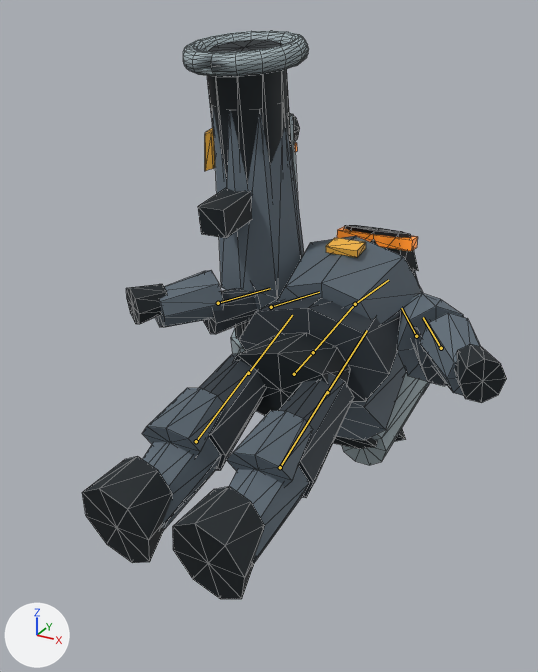
What one commit did to the glTF model public/assets/actors/arc-demolition-trooper.glb.
Both versions are drawn from a 50 mm lens placed at (1.16, -2.07, 1.62), pointed at (-0.08, 0.19, 0.49). The lights are fixed; the arrows at lower left show +X, +Y and +Z. The picture after the commit comes second. Both versions are drawn at frame 19 of the action 'death'; the numbers are the values there. The bones that bend it are drawn over the model as lines. Mesh edges are drawn as thin lines.

In view in the first picture: 'arc-demolition-trooper-body', 'arc-demolition-trooper-owner', 'arc-demolition-trooper-visor'.
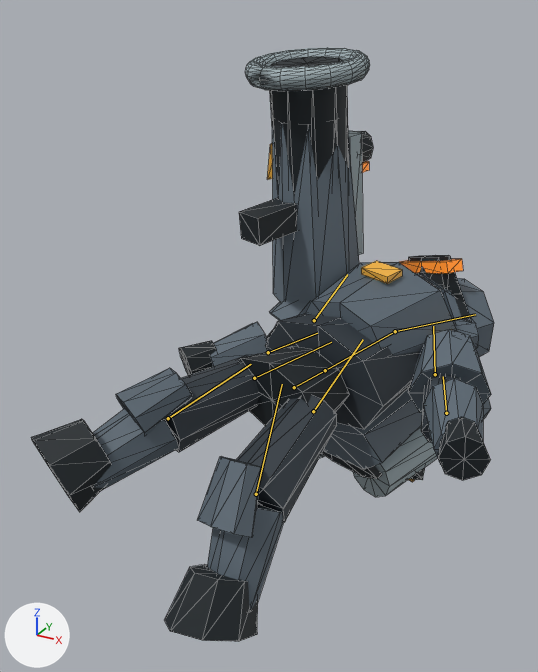
Boxes [x1, y1, x2, y2] around the edits, measured in the pictures (538 x 672 px):
```json
{"object": "arc-demolition-trooper-body", "change": "posed", "before": [82, 30, 507, 599], "after": [31, 48, 494, 642], "on screen": "9% wider"}
{"object": "arc-demolition-trooper-owner", "change": "posed", "before": [205, 128, 366, 257], "after": [267, 143, 452, 482], "on screen": "mostly hidden"}
{"object": "arc-demolition-trooper-visor", "change": "posed", "before": [295, 142, 418, 251], "after": [362, 161, 463, 273], "on screen": "18% narrower"}
{"bone": "pelvis", "before": "(294, 374) to (313, 352)", "after": "(294, 387) to (325, 370)"}
{"bone": "head", "before": "(355, 304) to (388, 280)", "after": "(395, 331) to (475, 314)"}
{"bone": "left-arm", "before": "(416, 336) to (401, 308)", "after": "(435, 374) to (433, 326)"}
{"bone": "left-forearm", "before": "(441, 348) to (423, 317)", "after": "(446, 413) to (443, 376)"}
{"bone": "right-arm", "before": "(271, 307) to (319, 292)", "after": "(314, 320) to (347, 274)"}
{"bone": "right-forearm", "before": "(218, 303) to (270, 288)", "after": "(268, 352) to (317, 333)"}
{"bone": "left-leg", "before": "(327, 392) to (367, 330)", "after": "(313, 411) to (363, 339)"}
{"bone": "left-shin", "before": "(280, 467) to (327, 391)", "after": "(256, 494) to (282, 384)"}
{"bone": "right-leg", "before": "(248, 373) to (292, 315)", "after": "(254, 378) to (331, 342)"}
{"bone": "right-shin", "before": "(196, 441) to (248, 371)", "after": "(168, 418) to (251, 364)"}
```

Scene script edits in JSON lines:
```json
{"block": "bone_pelvis", "where": "bone_pelvis = bpy.data.objects['arc-demolition-trooper'].pose.bones['pelvis']"}
{"op": "set", "path": "bone_pelvis.location", "old": "(0.0, -0.588, -0.245)", "new": "(0.0, -0.647, -0.245)"}
{"op": "set", "path": "bone_pelvis.rotation_quaternion", "old": "(0.757, -0.652, 0.0, 0.0)", "new": "(0.737, -0.652, -0.122, -0.125)", "note": "degrees (-81, 0, 0) -> degrees (-83, -20, -2)"}
{"block": "bone_head", "where": "bone_head = bpy.data.objects['arc-demolition-trooper'].pose.bones['head']  # child of 'spine'"}
{"op": "set", "path": "bone_head.rotation_quaternion", "old": "(0.995, -0.098, 0.0, 0.0)", "new": "(0.974, -0.066, -0.165, -0.139)", "note": "degrees (-11, 0, 0) -> degrees (-5, -20, -15)"}
{"block": "bone_left_arm", "where": "bone_left_arm = bpy.data.objects['arc-demolition-trooper'].pose.bones['left-arm']  # child of 'spine'"}
{"op": "set", "path": "bone_left_arm.rotation_quaternion", "old": "(0.957, -0.01, -0.009, 0.289)", "new": "(0.924, 0.16, 0.056, 0.339)", "note": "degrees (-1, -1, 34) -> degrees (19, 0, 40)"}
{"block": "bone_left_forearm", "where": "bone_left_forearm = bpy.data.objects['arc-demolition-trooper'].pose.bones['left-forearm']  # child of 'left-arm'"}
{"op": "set", "path": "bone_left_forearm.rotation_quaternion", "old": "(1.0, -0.007, 0.0, 0.0)", "new": "(0.984, -0.178, 0.0, 0.0)", "note": "degrees (-1, 0, 0) -> degrees (-21, 0, 0)"}
{"block": "bone_right_arm", "where": "bone_right_arm = bpy.data.objects['arc-demolition-trooper'].pose.bones['right-arm']  # child of 'spine'"}
{"op": "set", "path": "bone_right_arm.rotation_quaternion", "old": "(0.957, -0.006, -0.002, -0.29)", "new": "(0.917, 0.362, -0.102, -0.127)", "note": "degrees (-1, 0, -34) -> degrees (44, -5, -18)"}
{"block": "bone_right_forearm", "where": "bone_right_forearm = bpy.data.objects['arc-demolition-trooper'].pose.bones['right-forearm']  # child of 'right-arm'"}
{"op": "set", "path": "bone_right_forearm.rotation_quaternion", "old": "(1.0, -0.008, 0.0, 0.0)", "new": "(0.947, -0.321, 0.0, 0.0)", "note": "degrees (-1, 0, 0) -> degrees (-37, 0, 0)"}
{"block": "bone_left_leg", "where": "bone_left_leg = bpy.data.objects['arc-demolition-trooper'].pose.bones['left-leg']  # child of 'pelvis'"}
{"op": "set", "path": "bone_left_leg.rotation_quaternion", "old": "(0.998, 0.069, 0.0, 0.0)", "new": "(0.979, 0.165, -0.073, 0.097)", "note": "degrees (8, 0, 0) -> degrees (18, -10, 10)"}
{"block": "bone_left_shin", "where": "bone_left_shin = bpy.data.objects['arc-demolition-trooper'].pose.bones['left-shin']  # child of 'left-leg'"}
{"op": "set", "path": "bone_left_shin.rotation_quaternion", "old": "(1.0, 0.01, 0.0, 0.0)", "new": "(0.958, 0.287, 0.0, 0.0)", "note": "degrees (1, 0, 0) -> degrees (33, 0, 0)"}
{"block": "bone_right_leg", "where": "bone_right_leg = bpy.data.objects['arc-demolition-trooper'].pose.bones['right-leg']  # child of 'pelvis'"}
{"op": "set", "path": "bone_right_leg.rotation_quaternion", "old": "(0.998, 0.069, 0.0, 0.0)", "new": "(0.996, 0.033, 0.042, -0.07)", "note": "degrees (8, 0, 0) -> degrees (3, 5, -8)"}
{"block": "bone_right_shin", "where": "bone_right_shin = bpy.data.objects['arc-demolition-trooper'].pose.bones['right-shin']  # child of 'right-leg'"}
{"op": "set", "path": "bone_right_shin.rotation_quaternion", "old": "(1.0, 0.01, 0.0, 0.0)", "new": "(0.995, 0.095, 0.0, 0.0)", "note": "degrees (1, 0, 0) -> degrees (11, 0, 0)"}
```
